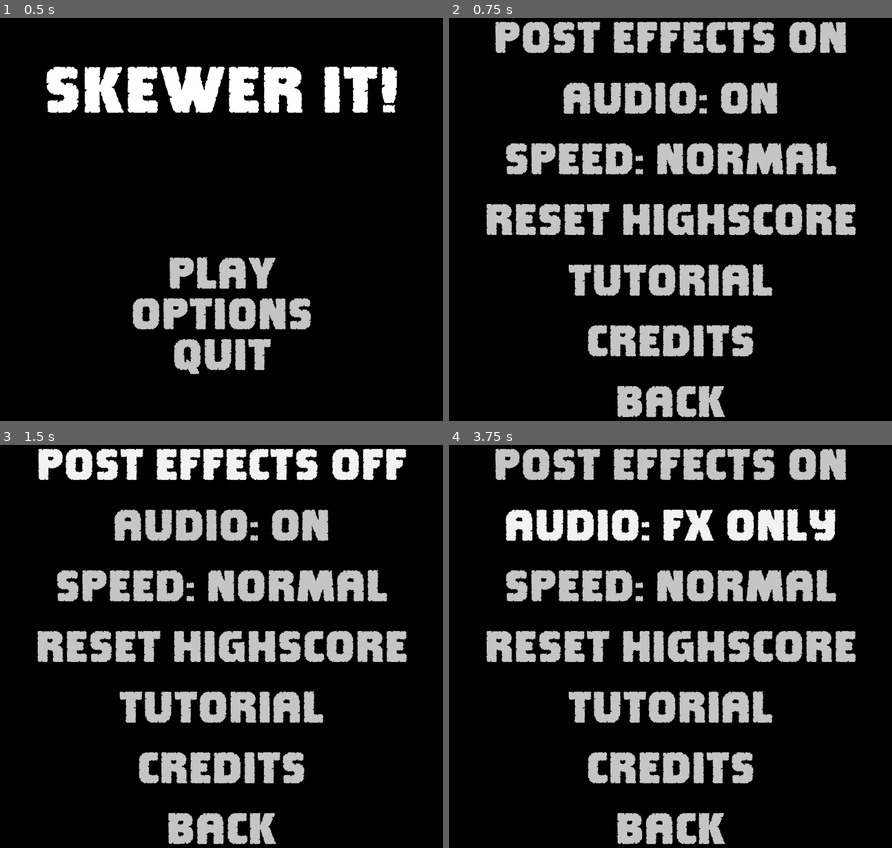
Above: before the commit, frames 1-4 (two rows, left to right).
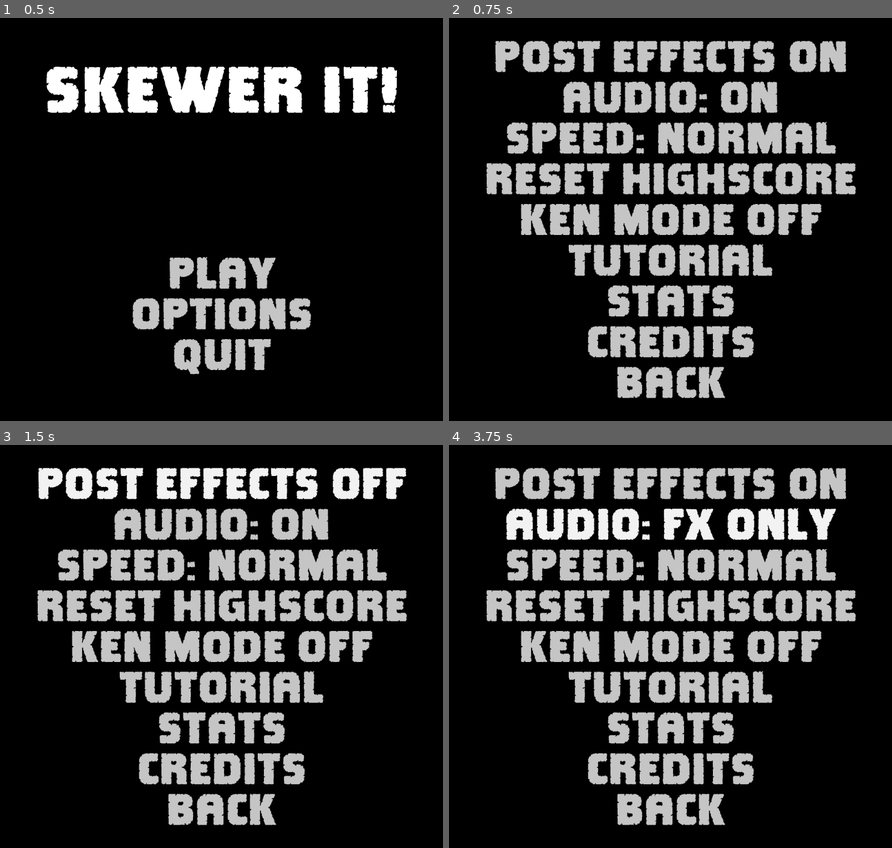
Above: after the commit, the same moments.

Repository: MichaelDawe/skewer_it
Game: Godot game, scene res://main.tscn
The game is run twice, just before and just after one commit, with the same random seed, the same clock (stepped at 60 frames per second) and the same inputs.
Inputs:
- Up to frame 1 (0.5 s): no input
- Up to frame 2 (0.75 s): click "OPTIONS" at 0.5 s
- Up to frame 3 (1.5 s): click "Post Effects On" (after the commit: "POST EFFECTS ON") at 1.25 s
- Up to frame 4 (3.75 s): click "Post Effects Off" (after the commit: "POST EFFECTS OFF") at 2 s; click "AUDIO: on" (after the commit: "AUDIO: ON") at 2.75 s; click "AUDIO: off" (after the commit: "AUDIO: OFF") at 3.5 s

Frame 1 is identical in both runs. In frame 2, 26% of the frame differs, in the area x 8-92%, y 0-100%; in frame 3, 26%; in frame 4, 26%.

Commit message:
changes to shaders, text colours, capitalization, etc.

Diff:
--- a/credits.tscn
+++ b/credits.tscn
@@ -52,7 +52,7 @@
 size_flags_horizontal = 4
 size_flags_vertical = 4
 theme_override_fonts/normal_font = ExtResource("1_rno3s")
-theme_override_font_sizes/normal_font_size = 24
+theme_override_font_sizes/normal_font_size = 32
 bbcode_enabled = true
 text = "[center]Developed by: Michael Dawe.
 
@@ -65,11 +65,15 @@
 Sounds from: Pixabay.com
 
 
-Kindly playtested by:
+Thanks to My unkle kenneth for
+suggesting the 'KEN' mode.
+
+
+Thanks to all the Playtesters:
 redocrehtona
 
 
-source available on github - michaeldawe/skewer_it."
+source available on github - Michaeldawe/skewer_it."
 fit_content = true
 scroll_active = false
 autowrap_mode = 0
--- a/game_over.gd
+++ b/game_over.gd
@@ -6,7 +6,7 @@
 	var main = get_node("/root/main")
 	if(main.score > main.highscore):
 		$VBoxContainer/Score.set_text("NEW HIGHSCORE: " + str(int(main.score)))
-		$VBoxContainer/Highscore.set_text("PREVIOUS highscore: " + str(int(main.highscore)))
+		$VBoxContainer/Highscore.set_text("PREVIOUS HIGHSCORE: " + str(int(main.highscore)))
 		main.highscore = main.score
 	else:
 		$VBoxContainer/Score.set_text("SCORE: " + str(int(main.score)))
--- a/game_over.tscn
+++ b/game_over.tscn
@@ -67,7 +67,7 @@
 theme_override_fonts/normal_font = ExtResource("1_lj04p")
 theme_override_font_sizes/normal_font_size = 36
 bbcode_enabled = true
-text = "You made too many mistakes"
+text = "YOU MADE TOO MANY MISTAKES"
 fit_content = true
 scroll_active = false
 autowrap_mode = 0
--- a/hud.gd
+++ b/hud.gd
@@ -43,21 +43,21 @@
 	$MarginContainer/Score.set_text("SCORE: " + str(int(main.score)) +
 									" Bonus: " + str(main.bonus - 1))
 
-	$MarginContainer/Health.set_text("Tries: " + str(main.health))
+	$MarginContainer/Health.set_text("TRIES: " + str(main.health))
 	if(main.health <= 1.0):
 		$MarginContainer/Health.add_theme_color_override("default_color", Color(1.0, 0.0, 0.0))
 	else:
 		$MarginContainer/Health.add_theme_color_override("default_color", Color(1.0, 1.0, 1.0))
 
 	if(main.highscoreBeat == true):
-		$MarginContainer/Score.add_theme_color_override("default_color", Color(1.0, 0.8, 0.4))
+		$MarginContainer/Score.add_theme_color_override("default_color", Color(1.0, 0.85, 0.4))
 	else:
 		$MarginContainer/Score.add_theme_color_override("default_color", Color(1.0, 1.0, 1.0))
 
 func show_highscore():
 	$MarginContainer/Score.set_text("NEW HIGHSCORE!")
-	$MarginContainer/Score.add_theme_color_override("default_color", Color(1.0, 0.8, 0.4))
+	$MarginContainer/Score.add_theme_color_override("default_color", Color(1.0, 0.85, 0.4))
 
 func catch_your_breath():
 	$MarginContainer/Score.set_text("CATCH YOUR BREATH!")
-	$MarginContainer/Score.add_theme_color_override("default_color", Color(0.8, 0.4, 1.0))
+	$MarginContainer/Score.add_theme_color_override("default_color", Color(0.9, 0.4, 1.0))
--- a/main.gd
+++ b/main.gd
@@ -8,6 +8,7 @@
 var score = 0.0 # score
 var ratio = 0.0 # stuff to devide mouse input by.
 var catch = 0.0 # catch animation shader uniform thingy
+var highscoreFlash = 0.0 # highscore animation shader uniform thingy
 var sparks = 0.0 # grill animation shader uniform thingy
 var damaged = 0.0 # damage animation shader uniform thingy
 var highscore = 0.0 # highscore
@@ -91,10 +92,13 @@
 	# process pause signal
 	if(mode == 1):
 		# text to explain the slow mo effect the first time
-		if(catchYourBreath):
-			if(backRed > 0.1):
+		# potentially wasteful way to do it, running every frame
+		if(backRed > 0.1):
+			if(catchYourBreath):
 				get_node("hud").catch_your_breath()
 				catchYourBreath = false
+		else: catchYourBreath = true
+		#
 		playTime += delta
 		# run background shading
 		# 165*2 seconds = five minutes and 30 seconds
@@ -124,7 +128,7 @@
 				n.rotate(Vector3(0, 1, 0), rotationMeta[1] * delta * finalSpeed)
 				n.rotate(Vector3(0, 0, 1), rotationMeta[2] * delta * finalSpeed)
 
-				if(n.position.z > 112): # send objects home ('kill' them)
+				if(n.position.z > 104): # send objects home ('kill' them)
 					reset_vegie(n)
 		# process grill
 		if(grillAnim):
@@ -166,16 +170,20 @@
 		$MainCamera/PostProcess.get_active_material(0).set_shader_parameter("sparks", sparks)
 		if(sparks > 0.0): sparks -= delta
 		else: sparks = 0.0
+		$MainCamera/PostProcess.get_active_material(0).set_shader_parameter("highscore", highscoreFlash)
+		if(highscoreFlash > 0.0): highscoreFlash -= delta
+		else: highscoreFlash = 0.0
 
 func play_fx(fx):
-	if(fx == 0):
-		$BadFX.play()
-	else:
-		$GoodFX.pitch_scale = 0.8 + (fx / 5.0)
-		$GoodFX.volume_db = fx
-		$GoodFX.play()
-		if(fx == 6):
-			$GrillFX.play()
+	if(audio > 0):
+		if(fx == 0):
+			$BadFX.play()
+		else:
+			$GoodFX.pitch_scale = 0.8 + (fx / 5.0)
+			$GoodFX.volume_db = fx
+			$GoodFX.play()
+			if(fx == 6):
+				$GrillFX.play()
 
 func update_skewer():
 	for n in caughtPos:
@@ -230,6 +238,11 @@
 	# re-entering the game after going to menu, and _ready() won't run then.
 	# silly workaround for scoring 0
 	score = 0.5
+
+	# setup music TODO
+	## if(audio == 2): $Music.visible = true
+	## else: $Music.visible = false
+
 	# enable / dissable post effects
 	if(FileAccess.file_exists("user://posteffects.res")):
 		var file = FileAccess.open("user://posteffects.res", FileAccess.READ)
@@ -339,7 +352,7 @@
 			get_node("hud").update_hud()
 			# flash screen when highscore beaten
 			if(int(score) > highscore and not highscoreBeat):
-				catch += 2
+				highscoreFlash += 1
 				highscoreBeat = true
 				get_node("hud").show_highscore()
 
--- a/main.tscn
+++ b/main.tscn
@@ -62,7 +62,7 @@
 shader_parameter/catch = 0.0
 shader_parameter/damaged = 0.0
 shader_parameter/sparks = 0.0
-shader_parameter/ratio = null
+shader_parameter/highscore = null
 
 [sub_resource type="QuadMesh" id="QuadMesh_sw2bk"]
 material = SubResource("ShaderMaterial_ac0uo")
--- a/options.gd
+++ b/options.gd
@@ -8,25 +8,25 @@
 
 # Called when the node enters the scene tree for the first time.
 func _ready():
-	$VBoxContainer/PostEffects.set_text("Post Effects Off")
+	$VBoxContainer/PostEffects.set_text("POST EFFECTS OFF")
 	if(FileAccess.file_exists("user://posteffects.res")):
 		var file = FileAccess.open("user://posteffects.res", FileAccess.READ)
 		postEffects = file.get_8()
 		file.close()
 	if(postEffects == 1):
-		$VBoxContainer/PostEffects.set_text("Post Effects On")
+		$VBoxContainer/PostEffects.set_text("POST EFFECTS ON")
 
 	# change text in speed button
 	speedint = main.speed
-	if(speedint == 10): speed = "normal"
-	elif(speedint == 5): speed = "half"
-	elif(speedint == 20): speed = "double"
+	if(speedint == 10): speed = "NORMAL"
+	elif(speedint == 5): speed = "HALF"
+	elif(speedint == 20): speed = "DOUBLE"
 	$VBoxContainer/Difficulty.set_text("SPEED: " + speed)
 
 	# change text in audio button
-	if(main.audio == 0): audioTxt = "AUDIO: off"
-	elif(main.audio == 1): audioTxt = "AUDIO: fx only"
-	elif(main.audio == 2): audioTxt = "AUDIO: on"
+	if(main.audio == 0): audioTxt = "AUDIO: OFF"
+	elif(main.audio == 1): audioTxt = "AUDIO: FX ONLY"
+	elif(main.audio == 2): audioTxt = "AUDIO: ON"
 	$VBoxContainer/Audio.set_text(audioTxt)
 
 
@@ -51,7 +51,7 @@
 	var file = FileAccess.open("user://highscore.res", FileAccess.WRITE)
 	file.store_32(0)
 	file.close()
-	$"VBoxContainer/Reset Score".set_text("Highscore reset")
+	$"VBoxContainer/Reset Score".set_text("HIGHSCORE RESET")
 
 
 func _on_tutorial_pressed():
@@ -70,9 +70,9 @@
 	main.speed = speedint
 	# change text in button
 	speed = "error"
-	if(speedint == 5): speed = "half"
-	elif(speedint == 10): speed = "normal"
-	elif(speedint == 20): speed = "double"
+	if(speedint == 5): speed = "HALF"
+	elif(speedint == 10): speed = "NORMAL"
+	elif(speedint == 20): speed = "DOUBLE"
 	$VBoxContainer/Difficulty.set_text("SPEED: " + speed) #  + " " + str(speedint)
 	# save to file
 	var file = FileAccess.open("user://speed.res", FileAccess.WRITE)
@@ -84,10 +84,10 @@
 	var file = FileAccess.open("user://posteffects.res", FileAccess.WRITE)
 	if(postEffects == 0):
 		postEffects = 1
-		$VBoxContainer/PostEffects.set_text("Post Effects On")
+		$VBoxContainer/PostEffects.set_text("POST EFFECTS ON")
 	else:
 		postEffects = 0
-		$VBoxContainer/PostEffects.set_text("Post Effects Off")
+		$VBoxContainer/PostEffects.set_text("POST EFFECTS OFF")
 	file.store_8(postEffects)
 	file.close()
 
@@ -99,7 +99,15 @@
 	file.store_8(main.audio)
 	file.close()
 	# change text in button
-	if(main.audio == 0): audioTxt = "AUDIO: off"
-	elif(main.audio == 1): audioTxt = "AUDIO: fx only"
-	elif(main.audio == 2): audioTxt = "AUDIO: on"
+	if(main.audio == 0): audioTxt = "AUDIO: OFF"
+	elif(main.audio == 1): audioTxt = "AUDIO: FX ONLY"
+	elif(main.audio == 2): audioTxt = "AUDIO: ON"
 	$VBoxContainer/Audio.set_text(audioTxt)
+
+
+func _on_stats_pressed():
+	pass # Replace with function body.
+
+
+func _on_ken_mode_pressed():
+	pass # Replace with function body.
--- a/options.tscn
+++ b/options.tscn
@@ -39,13 +39,8 @@
 theme_override_fonts/font = ExtResource("2_h8oic")
 theme_override_font_sizes/font_size = 100
 button_mask = 7
-text = "Post Effects"
+text = "POST EFFECTS"
 flat = true
-
-[node name="Spacer7" type="HSeparator" parent="VBoxContainer"]
-layout_mode = 2
-size_flags_vertical = 3
-theme_override_styles/separator = SubResource("StyleBoxFlat_qhcnr")
 
 [node name="Audio" type="Button" parent="VBoxContainer"]
 layout_mode = 2
@@ -60,11 +55,6 @@
 text = "AUDIO"
 flat = true
 
-[node name="Spacer8" type="HSeparator" parent="VBoxContainer"]
-layout_mode = 2
-size_flags_vertical = 3
-theme_override_styles/separator = SubResource("StyleBoxFlat_qhcnr")
-
 [node name="Difficulty" type="Button" parent="VBoxContainer"]
 layout_mode = 2
 size_flags_horizontal = 4
@@ -78,11 +68,6 @@
 text = "SPEED: Normal"
 flat = true
 
-[node name="Spacer" type="HSeparator" parent="VBoxContainer"]
-layout_mode = 2
-size_flags_vertical = 3
-theme_override_styles/separator = SubResource("StyleBoxFlat_qhcnr")
-
 [node name="Reset Score" type="Button" parent="VBoxContainer"]
 layout_mode = 2
 size_flags_horizontal = 4
@@ -93,13 +78,21 @@
 theme_override_fonts/font = ExtResource("2_h8oic")
 theme_override_font_sizes/font_size = 100
 button_mask = 7
-text = "reset highscore"
+text = "RESET HIGHSCORE"
 flat = true
 
-[node name="Spacer5" type="HSeparator" parent="VBoxContainer"]
+[node name="ken mode" type="Button" parent="VBoxContainer"]
 layout_mode = 2
-size_flags_vertical = 3
-theme_override_styles/separator = SubResource("StyleBoxFlat_qhcnr")
+size_flags_horizontal = 4
+size_flags_vertical = 4
+focus_mode = 0
+theme_override_colors/font_color = Color(0.772549, 0.772549, 0.772549, 1)
+theme_override_colors/font_pressed_color = Color(1, 1, 1, 1)
+theme_override_fonts/font = ExtResource("2_h8oic")
+theme_override_font_sizes/font_size = 100
+button_mask = 7
+text = "KEN MODE OFF"
+flat = true
 
 [node name="Tutorial" type="Button" parent="VBoxContainer"]
 layout_mode = 2
@@ -111,13 +104,21 @@
 theme_override_fonts/font = ExtResource("2_h8oic")
 theme_override_font_sizes/font_size = 100
 button_mask = 7
-text = "tutorial"
+text = "TUTORIAL"
 flat = true
 
-[node name="Spacer2" type="HSeparator" parent="VBoxContainer"]
+[node name="Stats" type="Button" parent="VBoxContainer"]
 layout_mode = 2
-size_flags_vertical = 3
-theme_override_styles/separator = SubResource("StyleBoxFlat_qhcnr")
+size_flags_horizontal = 4
+size_flags_vertical = 4
+focus_mode = 0
+theme_override_colors/font_color = Color(0.772549, 0.772549, 0.772549, 1)
+theme_override_colors/font_pressed_color = Color(1, 1, 1, 1)
+theme_override_fonts/font = ExtResource("2_h8oic")
+theme_override_font_sizes/font_size = 100
+button_mask = 7
+text = "STATS"
+flat = true
 
 [node name="Credits" type="Button" parent="VBoxContainer"]
 layout_mode = 2
@@ -129,13 +130,8 @@
 theme_override_fonts/font = ExtResource("2_h8oic")
 theme_override_font_sizes/font_size = 100
 button_mask = 7
-text = "credits"
+text = "CREDITS"
 flat = true
-
-[node name="Spacer3" type="HSeparator" parent="VBoxContainer"]
-layout_mode = 2
-size_flags_vertical = 3
-theme_override_styles/separator = SubResource("StyleBoxFlat_qhcnr")
 
 [node name="Back" type="Button" parent="VBoxContainer"]
 layout_mode = 2
@@ -147,7 +143,7 @@
 theme_override_fonts/font = ExtResource("2_h8oic")
 theme_override_font_sizes/font_size = 100
 button_mask = 7
-text = "back"
+text = "BACK"
 flat = true
 
 [node name="Spacer4" type="HSeparator" parent="VBoxContainer"]
@@ -159,6 +155,8 @@
 [connection signal="pressed" from="VBoxContainer/Audio" to="." method="_on_audio_pressed"]
 [connection signal="pressed" from="VBoxContainer/Difficulty" to="." method="_on_difficulty_pressed"]
 [connection signal="pressed" from="VBoxContainer/Reset Score" to="." method="_on_reset_score_pressed"]
+[connection signal="pressed" from="VBoxContainer/ken mode" to="." method="_on_ken_mode_pressed"]
 [connection signal="pressed" from="VBoxContainer/Tutorial" to="." method="_on_tutorial_pressed"]
+[connection signal="pressed" from="VBoxContainer/Stats" to="." method="_on_stats_pressed"]
 [connection signal="pressed" from="VBoxContainer/Credits" to="." method="_on_credits_pressed"]
 [connection signal="pressed" from="VBoxContainer/Back" to="." method="_on_back_pressed"]
--- a/shaders/material.gdshader
+++ b/shaders/material.gdshader
@@ -24,11 +24,14 @@
 }
 
 void fragment() {
-	ALBEDO = texture(textureImage, UV).rgb;
-	ALBEDO *= max(NORMAL.z, 0.4);
+	// made shading look better
+	NORMAL *= NORMAL;
+
+	vec3 col = texture(textureImage, UV).rgb;
+	col *= (vec3(0.7, 0.55, 0.25) * NORMAL.z) + vec3(0.35, 0.4, 0.5);
 
 	if(pozition > 64.0) {
-		ALBEDO += background * ((1.0 - NORMAL.z) * ((pozition - 64.0) / 32.0));
+		col += background * ((1.0 - NORMAL.z) * ((pozition - 64.0) / 32.0));
 
 		if(pozition > 90.0) {
 		    float layers = 6.0;
@@ -69,13 +72,14 @@
 
 		        //Get distance to the generated point, add fading to distant points
 		        //Add the distance to the sum
-		    	stars += pow(abs(1.0 - length(local_uv - pos)), 80.0 + 20.0 * sin(phase + 8.0 * TIME)) * min(1.0, depth * 2.0);
+				stars += pow(abs(1.0 - length(local_uv - pos)), 80.0 + 20.0 * sin(phase + 8.0 * TIME)) * min(1.0, depth * 2.0);
 			}
 
 			uv = SCREEN_UV * (1.0 - SCREEN_UV.yx); //vec2(1.0)- uv.yx; -> 1.-u.yx; Thanks FabriceNeyret !
-	    	float vig = uv.x*uv.y * 10.0; //multiply with sth for intensity
-	    	vig = pow(vig, 0.5) + 0.5; //change pow for modifying the extend of the  vignette
-			ALBEDO = mix((background * vig) + stars, ALBEDO, 1.0 - ((pozition - 90.0) / 22.0));
+			float vig = uv.x*uv.y * 10.0; //multiply with sth for intensity
+			vig = pow(vig, 0.5) + 0.5; //change pow for modifying the extend of the  vignette
+			col = mix((background * vig) + stars, col, 1.0 - ((pozition - 90.0) / 14.0));
 		}
 	}
+	ALBEDO = col;
 }
--- a/shaders/post.gdshader
+++ b/shaders/post.gdshader
@@ -8,16 +8,19 @@
 render_mode unshaded;
 
 uniform sampler2D screen_texture : hint_screen_texture, repeat_disable, filter_nearest;
+uniform sampler2D depth_texture : hint_depth_texture, repeat_disable, filter_nearest;
 
 uniform float catch;
 uniform float damaged;
 uniform float sparks;
-uniform float ratio;
-
+//uniform float ratio;
+uniform float highscore;
+//uniform bool antialiasOn;
+/*
 float rand(vec2 par){
    return fract(sin(dot(par.xy, vec2(12.9898,78.233))) * 43758.5453);
 }
-
+*/
 void vertex() {
 	POSITION = vec4(VERTEX, 1.0);
 }
@@ -30,6 +33,7 @@
 	vig = pow(vig, 0.5);
 
 	col *= 1.0 + (catch * vig);
+	col *= 1.0 + (vec3(1.0, 0.8, 0.4) * highscore * vig);
 	col = mix(col, (col * vec3(1.0, 0.0, 0.0)) + vec3(0.4, 0.0, 0.0), vig * damaged);
 
 	col += ((1.0 - UV.y) * sparks * vec3(1.0, 0.4, 0.05));
@@ -39,6 +43,15 @@
 	//sparkies += max(sin(SCREEN_UV.x * 32.0 * ratio) - 0.9, 0.0) * 10.0;
 	//sparkies *= max(sin((SCREEN_UV.y + (TIME * 0.5)) * 32.0) - 0.9, 0.0) * 10.0;
 	//sparkies *= max(sin(SCREEN_UV.y + TIME), 0.0);
-
+	/*
+	if(antialiasOn) {
+		float depth = texture(depth_texture, SCREEN_UV).x;
+		vec3 ndc = vec3(SCREEN_UV * 2.0 - 1.0, depth);
+		vec4 view = INV_PROJECTION_MATRIX * vec4(ndc, 1.0);
+		view.xyz /= view.w;
+		float linear_depth = -view.z;
+		linear_depth /= 192.0;
+	}
+	*/
 	ALBEDO = col + (sparkies * vec3(1.0, 0.4, 0.05));
 }
